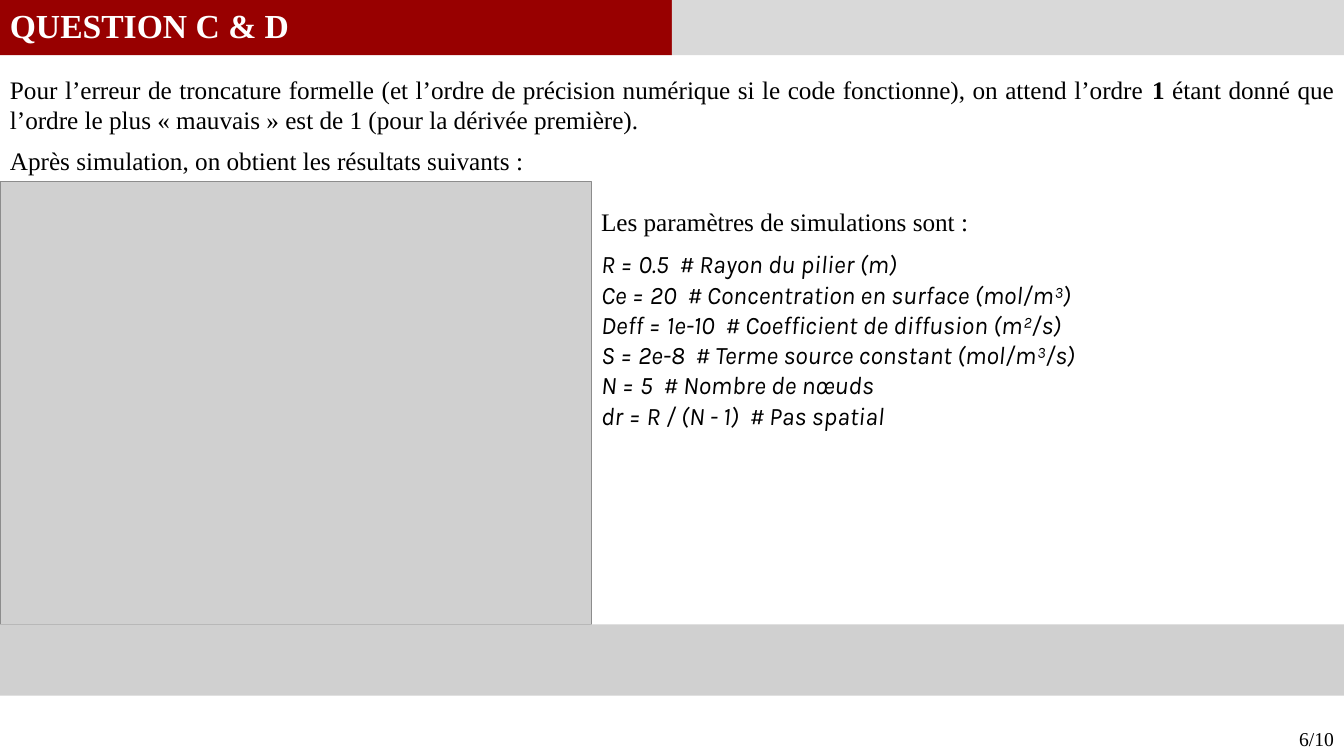
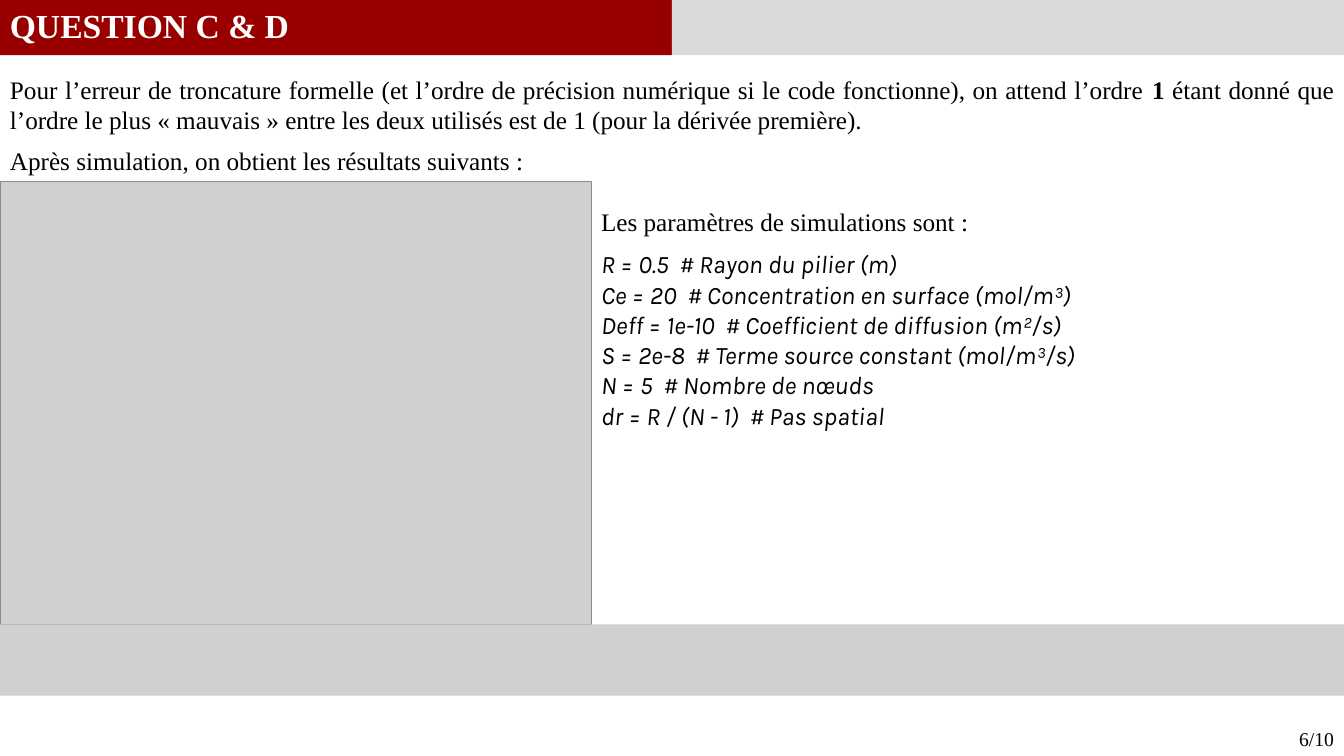
Before and after one commit to GauthierBRUNEL/MEC8211_devoir_2, a slide deck: slide 6 of doc/Rapport_Devoir1.pptx. Drawn at 1344x756 pixels with LibreOffice and Linux fonts; fonts in the diff are those of the drawing; grey boxes stand for pictures. Boxes give left, top, right and bottom in pixels: in the first picture for what was removed or moved away, otherwise in the second. Text is boxed around its words. In the diff, an @@ line names an element or a change of style, - is before the commit and + after.

```diff
--- a/doc/Rapport_Devoir1.pptx
+++ b/doc/Rapport_Devoir1.pptx
@@ text at (10,81,1334,135): text changed @@
-Pour l’erreur de troncature formelle (et l’ordre de précision numérique si le code fonctionne), on attend l’ordre 1 étant donné que l’ordre le plus « mauvais » est de 1 (pour la dérivée première).
+Pour l’erreur de troncature formelle (et l’ordre de précision numérique si le code fonctionne), on attend l’ordre 1 étant donné que l’ordre le plus « mauvais » entre les deux utilisés est de 1 (pour la dérivée première).
```
Also in this commit, not shown: 2 other slides changed.
